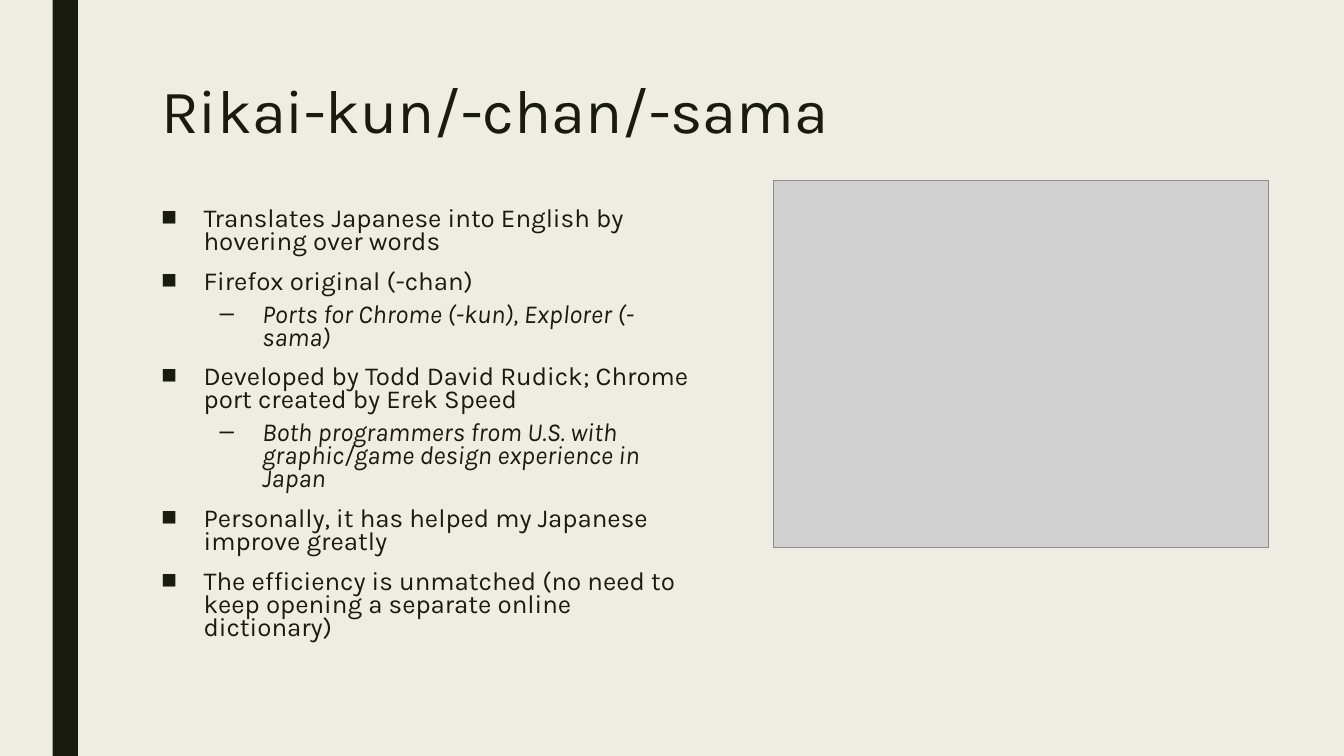
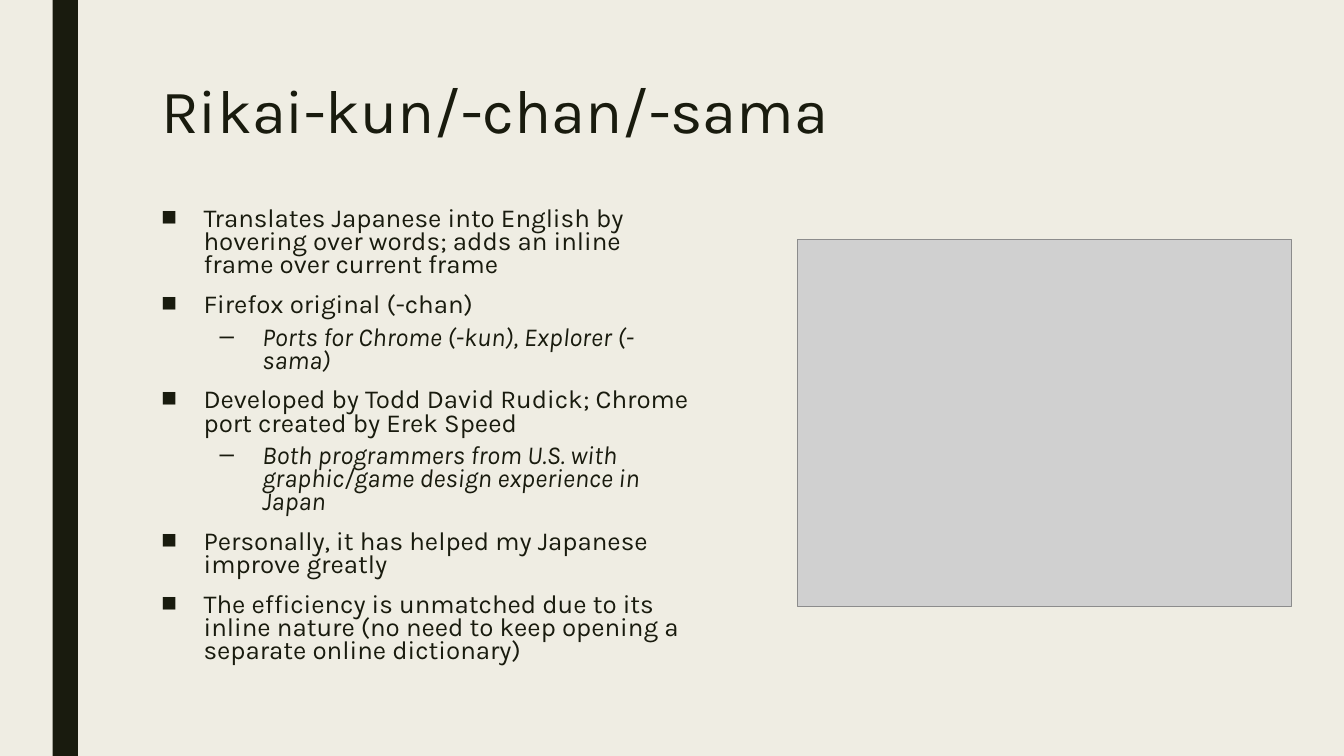
Before and after one commit to kenteexy/Interactive, a slide deck: slide 2 of weekly-projects/overlay-part-1-gathering/overlays.pptx (slide 5 before the commit). Drawn at 1344x756 pixels with LibreOffice and Linux fonts; fonts in the diff are those of the drawing; grey boxes stand for pictures. Boxes give left, top, right and bottom in pixels: in the first picture for what was removed or moved away, otherwise in the second. Text is boxed around its words. In the diff, an @@ line names an element or a change of style, - is before the commit and + after.

```diff
--- a/weekly-projects/overlay-part-1-gathering/overlays.pptx
+++ b/weekly-projects/overlay-part-1-gathering/overlays.pptx
@@ text at (204, 209, 623, 274): text changed @@
-■ Translates Japanese into English by hovering over words
+■ Translates Japanese into English by hovering over words; adds an inline frame over current frame
@@ picture: place and size @@
-picture at (774, 180, 1268, 547)
+picture at (798, 240, 1292, 607)
@@ text at (204, 595, 678, 666): text changed @@
-■ The efficiency is unmatched (no need to keep opening a separate online dictionary)
+■ The efficiency is unmatched due to its inline nature (no need to keep opening a separate online dictionary)
```
Also in this commit, not shown: 3 other slides changed, 2 other files.
